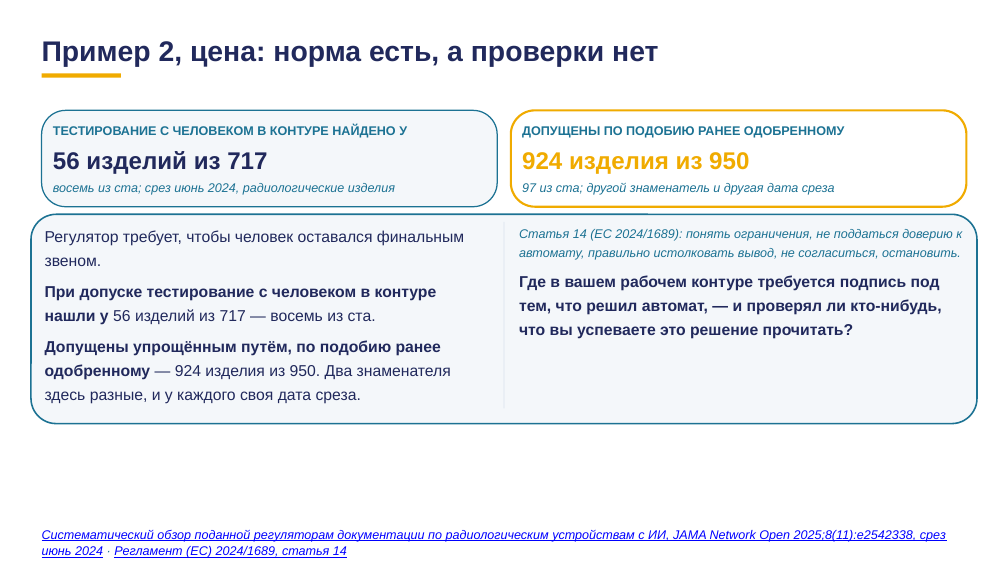
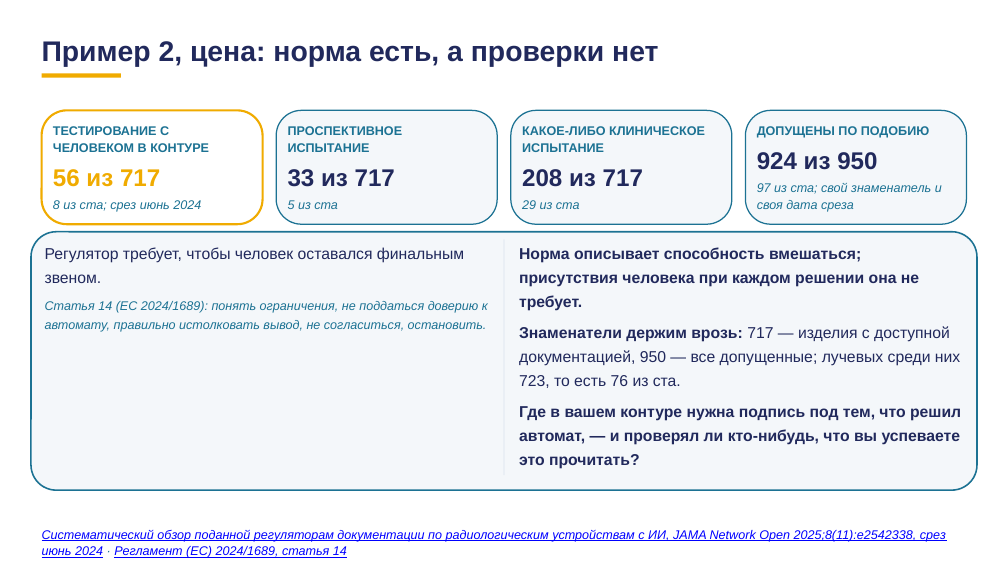
Before and after one commit to tellina-study/AI-usage-lessons, a slide deck: slide 70 of library/lectures/lec-07/rework/deck/lec-07-karkas.pptx (slide 65 before the commit). Drawn at 1008x567 pixels with LibreOffice and Linux fonts; fonts in the diff are those of the drawing. Boxes give left, top, right and bottom in pixels: in the first picture for what was removed or moved away, otherwise in the second. Text is boxed around its words. In the diff, an @@ line names an element or a change of style, - is before the commit and + after.

```diff
--- a/library/lectures/lec-07/rework/deck/lec-07-karkas.pptx
+++ b/library/lectures/lec-07/rework/deck/lec-07-karkas.pptx
@@ rounded rectangle added at bbox=[42, 110, 262, 225], fill #FFFFFF, outline #F0AB00 2 pt @@
@@ rounded rectangle at bbox=[276, 110, 497, 225]: proportions changed @@
@@ rounded rectangle: place and size @@
-rounded rectangle at bbox=[42, 110, 498, 206]
+rounded rectangle at bbox=[276, 110, 497, 225]
@@ rounded rectangle removed at bbox=[511, 110, 967, 206] @@
@@ rounded rectangle added at bbox=[511, 110, 732, 225], fill #F4F7FA, outline #1C7293 1.2 pt @@
@@ rounded rectangle added at bbox=[746, 110, 966, 225], fill #F4F7FA, outline #1C7293 1.2 pt @@
@@ text at bbox=[53, 126, 209, 155]: text changed @@
-ТЕСТИРОВАНИЕ С ЧЕЛОВЕКОМ В КОНТУРЕ НАЙДЕНО У
+ТЕСТИРОВАНИЕ С ЧЕЛОВЕКОМ В КОНТУРЕ
@@ text added at bbox=[288, 126, 403, 152], 12 pt, text #1C7293, bold @@
+ПРОСПЕКТИВНОЕ ИСПЫТАНИЕ
@@ text added at bbox=[522, 126, 705, 152], 12 pt, text #1C7293, bold @@
+КАКОЕ-ЛИБО КЛИНИЧЕСКОЕ ИСПЫТАНИЕ
@@ text at bbox=[757, 126, 929, 138]: text changed @@
-ДОПУЩЕНЫ ПО ПОДОБИЮ РАНЕЕ ОДОБРЕННОМУ
+ДОПУЩЕНЫ ПО ПОДОБИЮ
@@ text at bbox=[53, 169, 160, 187]: text changed; text colour #21295C to #F0AB00 @@
-56 изделий из 717
+56 из 717
@@ text added at bbox=[288, 169, 395, 187], 23 pt, text #21295C, bold @@
+33 из 717
@@ text added at bbox=[522, 169, 643, 187], 23 pt, text #21295C, bold @@
+208 из 717
@@ text at bbox=[757, 152, 877, 170]: text changed; text colour #F0AB00 to #21295C @@
-924 изделия из 950
+924 из 950
@@ text at bbox=[53, 200, 201, 212]: text changed @@
-восемь из ста; срез июнь 2024, радиологические изделия
+8 из ста; срез июнь 2024
@@ text added at bbox=[288, 200, 338, 209], 12 pt, text #1C7293, italic @@
+5 из ста
@@ text added at bbox=[522, 200, 580, 209], 12 pt, text #1C7293, italic @@
+29 из ста
@@ text at bbox=[757, 183, 942, 212]: text changed @@
-97 из ста; другой знаменатель и другая дата среза
+97 из ста; свой знаменатель и своя дата среза
@@ rounded rectangle: place and size @@
-rounded rectangle at bbox=[31, 214, 977, 423]
+rounded rectangle at bbox=[31, 232, 977, 491]
@@ rounded rectangle at bbox=[31, 232, 977, 491]: proportions changed @@
@@ text "Регулятор требует, чтобы человек оставался ...": place and size @@
-text "Регулятор требует, чтобы человек оставался ..." at bbox=[45, 230, 464, 404]
+text "Регулятор требует, чтобы человек оставался ..." at bbox=[45, 247, 488, 332]
@@ rectangle: place and size @@
-rectangle at bbox=[504, 222, 504, 408]
+rectangle at bbox=[504, 240, 504, 476]
@@ text at bbox=[519, 247, 961, 469]: text changed; size 12 to 15 pt; text colour #1C7293 to #21295C; bold on; italic off @@
-Статья 14 (ЕС 2024/1689): понять ограничения, не поддаться доверию к автомату, правильно истолковать вывод, не согласиться, остановить.
-Где в вашем рабочем контуре требуется подпись под тем, что решил автомат, — и проверял ли кто-нибудь, что вы успеваете это решение прочитать?
+Норма описывает способность вмешаться; присутствия человека при каждом решении она не требует.
+Знаменатели держим врозь: 717 — изделия с доступной документацией, 950 — все допущенные; лучевых среди них 723, то есть 76 из ста.
+Где в вашем контуре нужна подпись под тем, что решил автомат, — и проверял ли кто-нибудь, что вы успеваете это прочитать?
@@ text at bbox=[45, 301, 488, 332]: text changed; size 15 to 12 pt; text colour #21295C to #1C7293; bold off; italic on @@
-При допуске тестирование с человеком в контуре нашли у 56 изделий из 717 — восемь из ста.
-Допущены упрощённым путём, по подобию ранее одобренному — 924 изделия из 950. Два знаменателя здесь разные, и у каждого своя дата среза.
+Статья 14 (ЕС 2024/1689): понять ограничения, не поддаться доверию к автомату, правильно истолковать вывод, не согласиться, остановить.
```
Also in this commit, not shown: 78 other slides changed, 10 slides added, 3 slides removed, 1 other file.
